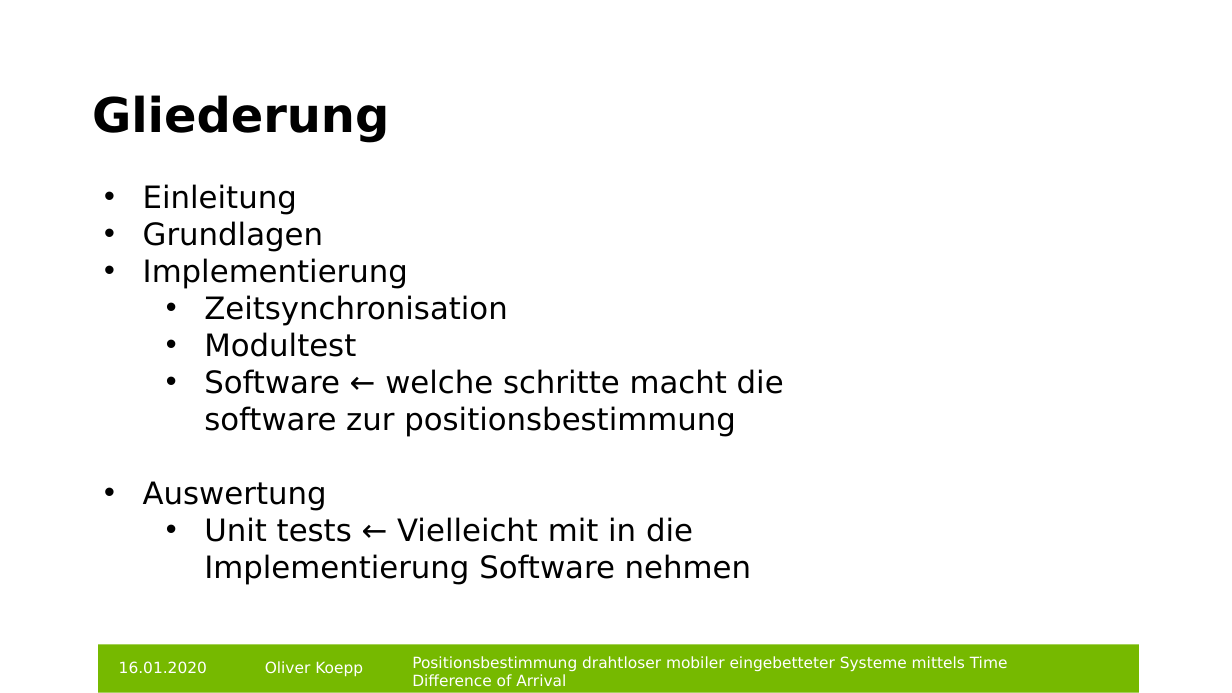
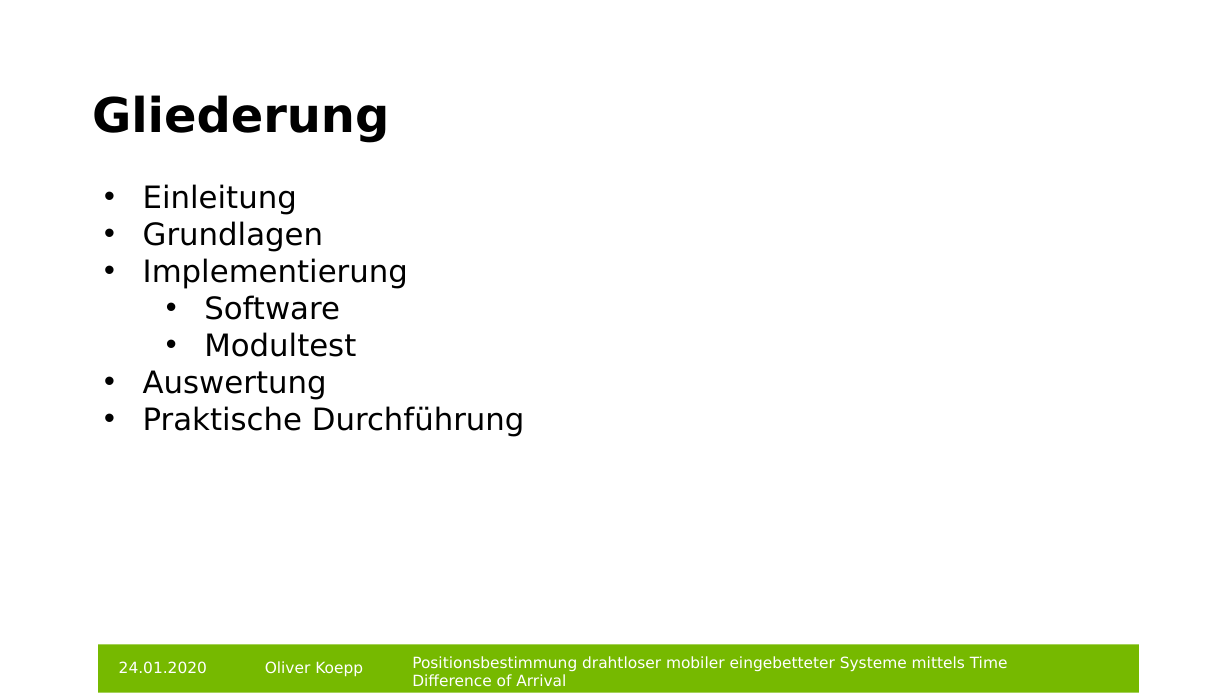
Before and after one commit to git-oliver/Bachelor-thesis, a slide deck: slide 2 of bachelorarbeit_vortrag.pptx. Drawn at 1232x693 pixels with LibreOffice and Linux fonts; fonts in the diff are those of the drawing; background and template pictures are left out. Boxes give left, top, right and bottom in pixels: in the first picture for what was removed or moved away, otherwise in the second. Text is boxed around its words. In the diff, an @@ line names an element or a change of style, - is before the commit and + after.

```diff
--- a/bachelorarbeit_vortrag.pptx
+++ b/bachelorarbeit_vortrag.pptx
@@ text at (x1=204, y1=295, x2=340, y2=320): text changed @@
-    • Zeitsynchronisation
+  • Software
@@ text at (x1=204, y1=369, x2=784, y2=437): paragraph removed @@
-  • Software ← welche schritte macht die software zur positionsbestimmung
@@ text at (x1=143, y1=406, x2=525, y2=437): text changed @@
-  • Unit tests ← Vielleicht mit in die Implementierung Software nehmen
+• Praktische Durchführung
@@ text at (x1=119, y1=661, x2=207, y2=674): text changed @@
-16.01.2020
+24.01.2020
```
Also in this commit, not shown: 15 other slides changed, 2 slides removed, 1 other file.
